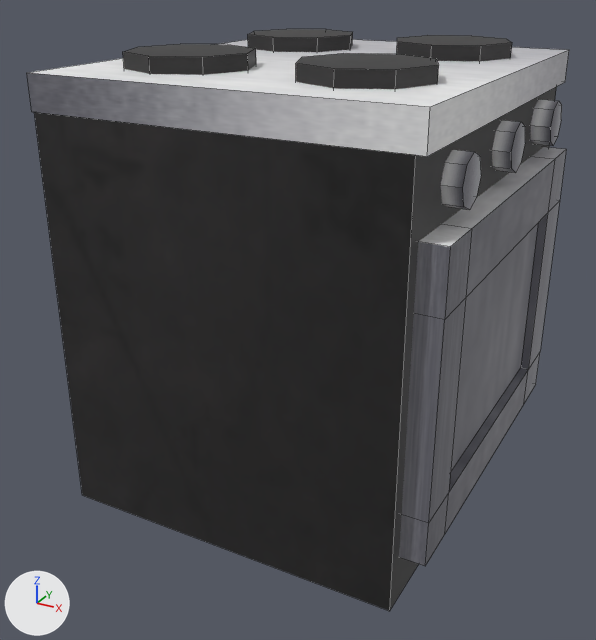
Renders of the FBX model Assets/Scenes/Models/Furniture/Dollhouse Furniture Kit/Kitchen/StoveOven.fbx from each side of a commit.
Both versions are drawn from a 50 mm camera at (-3.027, -1.739, 1.067) aimed at (-3.815, -0.305, 0.35). The lights are fixed; the arrows at lower left show +X, +Y and +Z. Mesh edges are drawn as thin lines.
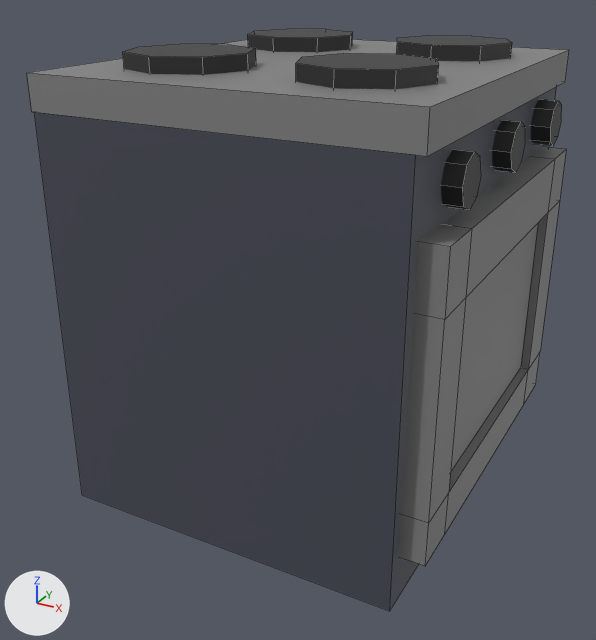
Where the newer file only moved an object's origin or applied its transform, the numbers keep the older frame.

Boxes [x1, y1, x2, y2] around the edits, measured in the pictures (596 x 640 px):
'Cube.014', surface changed (black to grey): [34, 86, 557, 611] in both
'Cube.015', surface changed: [27, 39, 569, 156] in both
'Cylinder.006', surface changed, recoloured (grey to black): [441, 149, 481, 210] in both
'Cylinder.007', surface changed, recoloured (grey to black): [492, 120, 525, 173] in both
'Cylinder.008', surface changed, recoloured (grey to black): [531, 99, 562, 146] in both

What changed in the scene script:
```text
Change mat_material_001:
    remove mat_material_001.texture = img_darkmetal_png
    add mat_material_001.base_color = (0.064, 0.0689, 0.0942)  # dark blue #484a57
Change mat_material_002:
    remove mat_material_002.texture = img_lightmetal_png
    add mat_material_002.base_color = (0.225, 0.225, 0.225)  # grey #828282
Add mat_material_005:
    mat_material_005 = principled_material('Material.005')
    mat_material_005.base_color = (0.0238, 0.0238, 0.0238)  # black #2b2b2b
Change me_cylinder_014:
    where me_cylinder_014.from_pydata(...)  # 16 vertices, 10 faces; spans x -3.4507..-3.4003, y -0.2736..-0.1811, z 0.7045..0.797
    remove me_cylinder_014.materials.append(mat_material_002)  # picture img_lightmetal_png
    add me_cylinder_014.materials.append(mat_material_005)  # black #2b2b2b
Change me_cylinder_013:
    where me_cylinder_013.from_pydata(...)  # 16 vertices, 10 faces; spans x -3.4507..-3.4003, y -0.5416..-0.4491, z 0.7013..0.7938
    remove me_cylinder_013.materials.append(mat_material_002)  # picture img_lightmetal_png
    add me_cylinder_013.materials.append(mat_material_005)  # black #2b2b2b
Change me_cylinder_018:
    where me_cylinder_018.from_pydata(...)  # 16 vertices, 10 faces; spans x -4.084..-3.839, y -0.568..-0.323, z 0.862..0.912
    remove me_cylinder_018.materials.append(mat_material_001)  # picture img_darkmetal_png
    add me_cylinder_018.materials.append(mat_material_005)  # black #2b2b2b
Change me_cylinder_015:
    where me_cylinder_015.from_pydata(...)  # 16 vertices, 10 faces; spans x -3.4448..-3.3943, y -0.0043..0.0882, z 0.7053..0.7978
    remove me_cylinder_015.materials.append(mat_material_002)  # picture img_lightmetal_png
    add me_cylinder_015.materials.append(mat_material_005)  # black #2b2b2b
Change me_cylinder_016:
    where me_cylinder_016.from_pydata(...)  # 16 vertices, 10 faces; spans x -3.73..-3.485, y -0.568..-0.323, z 0.862..0.912
    remove me_cylinder_016.materials.append(mat_material_001)  # picture img_darkmetal_png
    add me_cylinder_016.materials.append(mat_material_005)  # black #2b2b2b
```
